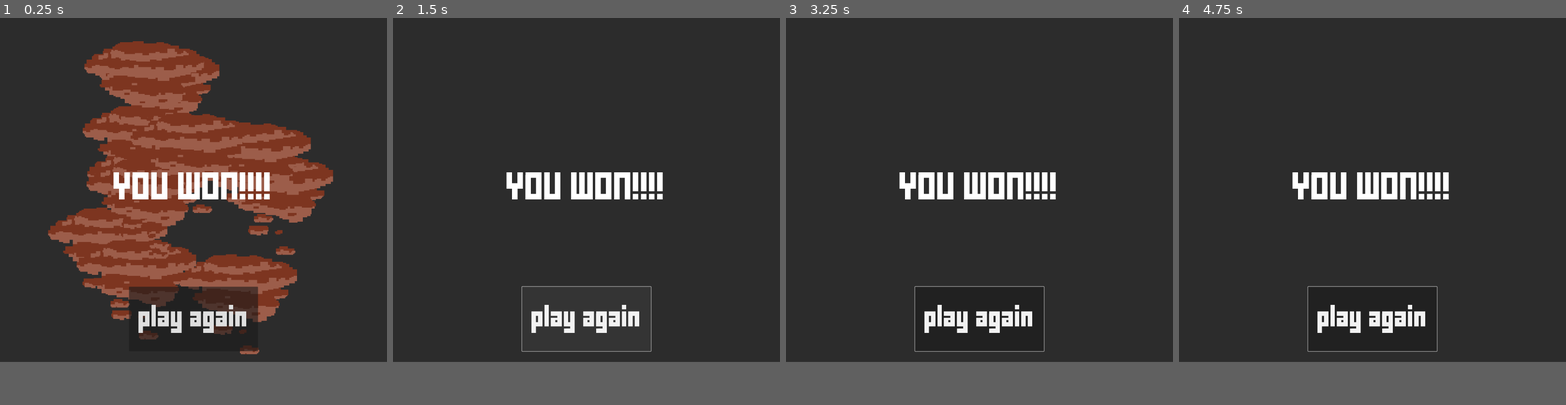
Above: before the commit, frames 1-4 (left to right).
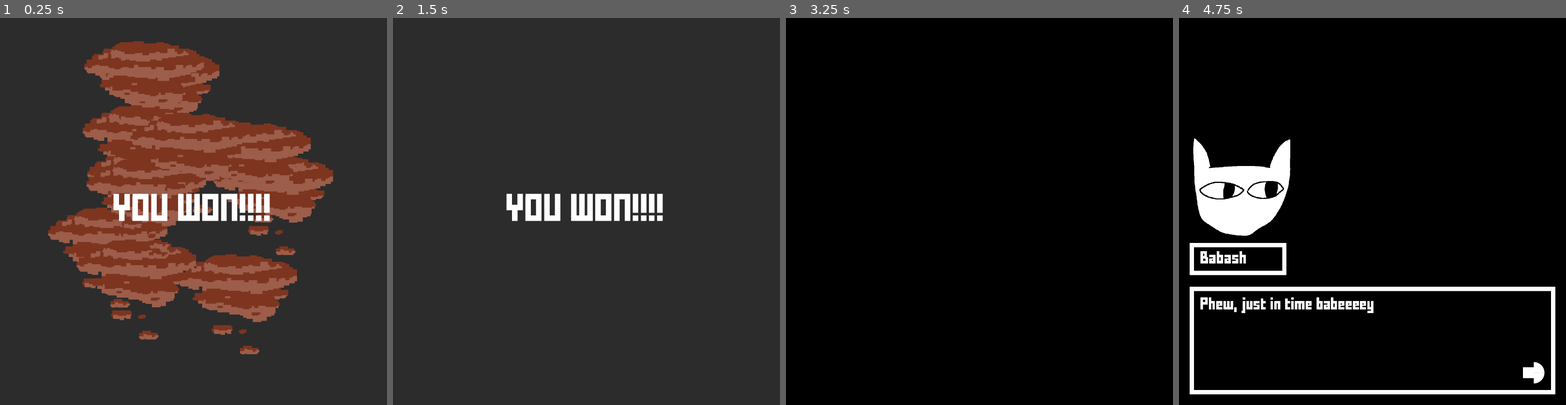
Above: after the commit, the same moments.

Repository: IslamRustamov/being_late
Game: Godot game, scene res://components/win/win.tscn
Two runs of this game, one before a commit and one after it. Both use one fixed random seed, a clock stepped at 60 frames per second and the inputs below. This scene is started directly instead of the project's main scene. Sound files missing from this copy of the repository are replaced by a short silence.
Inputs (mouse positions are in pixels of both pictures, inside the frame that each line leads up to):
- Up to frame 1 (0.25 s): no input
- Up to frame 2 (1.5 s): click (586, 319) at 0.5 s, where only the run before the commit has a clickable "play again"; click (586, 319) at 1.25 s, where only the run before the commit has a clickable "play again"
- Up to frame 3 (3.25 s): click (979, 319) at 2 s, where only the run before the commit has a clickable "play again"; tap Enter at 2.75 s; move the mouse to (1064, 172) at 2.77 s; press the mouse at (1064, 172) at 2.78 s
- Up to frame 4 (4.75 s): tap Space at 3.5 s; move the mouse to (1295, 207) at 3.52 s; release the mouse at (1295, 207) at 3.53 s; click (1295, 207) at 3.6 s; move the mouse to (1411, 114) at 4.27 s; press the mouse at (1411, 114) at 4.28 s
In our replay, the window is 800x711 before the commit and 800x800 after it. These sizes can differ from the game's own. Grey fills any space a smaller window leaves; there, only what the larger window draws over its background counts as a difference.

The runs differ from the first frame. In frame 1, 5.9% of the frame differs, in the area x 12-85%, y 24-87%; in frame 2, 4.2%; in frame 3, 89%; in frame 4, 90%, in the area x 0-100%, y 0-98%.

Commit message:
finalise the game

Diff:
--- a/components/win/win.gd
+++ b/components/win/win.gd
@@ -1,14 +1,19 @@
 extends Control
 class_name Win
 
-signal restart
-
 @onready var explosion = $AnimatedSprite2D
 @onready var player = $AudioStreamPlayer2D
+@onready var timer = $Timer
 
 var explosions = []
 
 func _ready():
+	timer.one_shot = true
+
+	timer.wait_time = 3
+
+	timer.start()
+
 	explosion.position = Vector2(randi_range(400, 1400), randi_range(400, 1400))
 
 	explosions.push_back(explosion)
@@ -30,10 +35,10 @@
 
 	explosion.connect("animation_finished", _on_animation_finish)
 
-func _on_button_pressed():
-	restart.emit()
-
-
 func _on_animation_finish():
 	for explosion_node in explosions:
 		explosion_node.queue_free()
+
+
+func _on_timer_timeout():
+	get_tree().change_scene_to_file("res://levels/pre_end/pre_end.tscn")
--- a/components/win/win.tscn
+++ b/components/win/win.tscn
@@ -99,29 +99,6 @@
 theme_override_font_sizes/font_size = 100
 text = "YOU WON!!!!"
 
-[node name="MarginContainer" type="MarginContainer" parent="."]
-z_index = 1
-layout_mode = 1
-anchors_preset = 7
-anchor_left = 0.5
-anchor_top = 1.0
-anchor_right = 0.5
-anchor_bottom = 1.0
-offset_left = -300.0
-offset_top = -350.0
-offset_right = 300.0
-grow_horizontal = 2
-grow_vertical = 0
-theme_override_constants/margin_bottom = 50
-
-[node name="Button" type="Button" parent="MarginContainer"]
-custom_minimum_size = Vector2(600, 300)
-layout_mode = 2
-mouse_default_cursor_shape = 2
-theme_override_fonts/font = ExtResource("1_nc1ce")
-theme_override_font_sizes/font_size = 80
-text = "play again"
-
 [node name="AnimatedSprite2D" type="AnimatedSprite2D" parent="."]
 position = Vector2(417, 816)
 scale = Vector2(5, 5)
@@ -130,4 +107,6 @@
 [node name="AudioStreamPlayer2D" type="AudioStreamPlayer2D" parent="."]
 stream = ExtResource("15_s5pi6")
 
-[connection signal="pressed" from="MarginContainer/Button" to="." method="_on_button_pressed"]
+[node name="Timer" type="Timer" parent="."]
+
+[connection signal="timeout" from="Timer" to="." method="_on_timer_timeout"]
--- /dev/null
+++ b/levels/end/end.gd
@@ -0,0 +1,57 @@
+extends Control
+class_name End
+
+@onready var player = $AudioStreamPlayer2D
+@onready var label = $Panel/Label
+@onready var timer = $Timer
+
+var texts = [
+	"Game by:\nIslam Rustamov\nPerseus the Cat",
+	"Special thanks for testing:\nDashechka\namicabledisaster\nmrjajakes\nReyDahlia",
+	"Onorable menciones",
+	"Numero uno",
+	"well420\n(because he is\nfrom Philippines :fire_emoji:)",
+	"the end :3c"
+]
+
+var current_text_index = 0
+
+func _ready():
+	timer.one_shot = true
+
+	timer.wait_time = 3
+
+
+	player.play()
+
+	label.text = texts[current_text_index]
+
+	var tween = get_tree().create_tween()
+
+	tween.tween_property(label, "self_modulate:a", 1, 2)
+	tween.tween_interval(2)
+	tween.chain().tween_property(label, "self_modulate:a", 0, 2)
+	tween.tween_callback(go_to_next_text)
+
+	tween.play()
+
+func go_to_next_text():
+	current_text_index += 1
+
+	if current_text_index > texts.size() - 1:
+		timer.start()
+		return
+
+	label.text = texts[current_text_index]
+
+	var tween = get_tree().create_tween()
+
+	tween.tween_property(label, "self_modulate:a", 1, 2)
+	tween.tween_interval(2)
+	tween.chain().tween_property(label, "self_modulate:a", 0, 2)
+	tween.tween_callback(go_to_next_text)
+
+	tween.play()
+
+func _on_timer_timeout():
+	get_tree().change_scene_to_file("res://levels/intro/intro.tscn")
--- /dev/null
+++ b/levels/end/end.tscn
@@ -0,0 +1,55 @@
+[gd_scene load_steps=5 format=3 uid="uid://cob45jahvonlg"]
+
+[ext_resource type="Script" path="res://levels/end/end.gd" id="1_xd1gb"]
+[ext_resource type="FontFile" uid="uid://bw2kmoygcoqte" path="res://assets/font/fffforward.ttf" id="2_kclef"]
+[ext_resource type="AudioStream" uid="uid://c4kt0aqcy52qw" path="res://assets/sounds/whistle_song.mp3" id="2_yrjke"]
+
+[sub_resource type="StyleBoxFlat" id="StyleBoxFlat_pspu8"]
+bg_color = Color(7.14195e-08, 0.628103, 0.986203, 1)
+
+[node name="End" type="Control"]
+layout_mode = 3
+anchors_preset = 15
+anchor_right = 1.0
+anchor_bottom = 1.0
+grow_horizontal = 2
+grow_vertical = 2
+script = ExtResource("1_xd1gb")
+
+[node name="Panel" type="Panel" parent="."]
+layout_mode = 1
+anchors_preset = 15
+anchor_right = 1.0
+anchor_bottom = 1.0
+grow_horizontal = 2
+grow_vertical = 2
+theme_override_styles/panel = SubResource("StyleBoxFlat_pspu8")
+
+[node name="Label" type="Label" parent="Panel"]
+self_modulate = Color(1, 1, 1, 0)
+layout_mode = 1
+anchors_preset = 8
+anchor_left = 0.5
+anchor_top = 0.5
+anchor_right = 0.5
+anchor_bottom = 0.5
+offset_left = -36.5
+offset_top = -11.5
+offset_right = 36.5
+offset_bottom = 11.5
+grow_horizontal = 2
+grow_vertical = 2
+theme_override_constants/line_spacing = 34
+theme_override_fonts/font = ExtResource("2_kclef")
+theme_override_font_sizes/font_size = 70
+text = "Game by:
+Islam Rustamov
+Perseus the Cat"
+horizontal_alignment = 1
+
+[node name="AudioStreamPlayer2D" type="AudioStreamPlayer2D" parent="."]
+stream = ExtResource("2_yrjke")
+
+[node name="Timer" type="Timer" parent="."]
+
+[connection signal="timeout" from="Timer" to="." method="_on_timer_timeout"]
--- a/levels/intro/intro.gd
+++ b/levels/intro/intro.gd
@@ -84,8 +84,6 @@
 
 	printing_timer.wait_time = 0.02
 
-	print(get_viewport().get_visible_rect().size)
-
 func _on_arrow_gui_input(event):
 	if event.is_action_pressed("left_click"):
 		process_text()
--- a/levels/main/level.gd
+++ b/levels/main/level.gd
@@ -98,8 +98,6 @@
 
 	win_node = win_scene.instantiate()
 
-	win_node.connect("restart", _on_restart)
-
 	add_child(win_node)
 
 func _on_countdowner_time_out():
--- /dev/null
+++ b/levels/pre_end/pre_end.gd
@@ -0,0 +1,140 @@
+extends Control
+class_name PreEnd
+
+@onready var timer = $Timer
+@onready var printing_timer = $PrintingTimer
+@onready var container = $Panel/VBoxContainer
+@onready var arrow = $Panel/Arrow
+@onready var text_label = $Panel/VBoxContainer/MarginContainer/Panel/MarginContainer/TextLabel
+@onready var name_label = $Panel/VBoxContainer/MarginContainer2/Panel/MarginContainer/NameLabel
+@onready var sprite = $Panel/VBoxContainer/MarginContainer3/Control/CharacterSprite
+@onready var inner_sprite = $Panel/VBoxContainer/MarginContainer3/Control/CharacterSprite2
+@onready var babash_player = $BabashPlayer
+@onready var moan_player = $AudioStreamPlayer2D
+
+var arrow_cursor = load("res://assets/sprites/cursor/cursor_default.png")
+var pointer_cursor = load("res://assets/sprites/cursor/cursor_pointer.png")
+
+var babash = preload("res://assets/sprites/babash_face.png")
+var plankton = preload("res://assets/sprites/plankton.png")
+
+var sound_playing = false
+
+var current_text_index = -1
+
+var current_char_index = 0
+
+var texts = [
+	{
+		"character": "Babash",
+		"text": "Phew, just in time babeeeey"
+	},
+	{
+		"character": "Babash",
+		"text": "..."
+	},
+	{
+		"character": "Babash",
+		"text": "Where's everyone?"
+	},
+	{
+		"character": "Babash",
+		"text": "Maybe I came too early? Lemme check..."
+	},
+	{
+		"character": "Babash",
+		"text": "..."
+	},
+	{
+		"character": "Babash",
+		"text": "......"
+	},
+	{
+		"character": "Babash",
+		"text": ".........."
+	},
+	{
+		"character": "Babash",
+		"text": "It's..."
+	},
+	{
+		"character": "Babash",
+		"text": "..."
+	},
+	{
+		"character": "Babash",
+		"text": "It's Sunday..."
+	},
+]
+
+func _ready():
+	Input.set_custom_mouse_cursor(arrow_cursor, Input.CURSOR_ARROW, Vector2(25, 0))
+	Input.set_custom_mouse_cursor(pointer_cursor, Input.CURSOR_POINTING_HAND, Vector2(25, 0))
+
+	container.hide()
+	arrow.hide()
+
+	timer.one_shot = true
+	timer.wait_time = 1
+
+	timer.start()
+
+	printing_timer.wait_time = 0.02
+
+func _on_arrow_gui_input(event):
+	if event.is_action_pressed("left_click"):
+		process_text()
+
+func _on_timer_timeout():
+	container.show()
+
+	process_text()
+
+func process_text():
+	arrow.hide()
+
+	current_text_index += 1
+
+	if current_text_index > texts.size() - 1 || current_text_index < 0:
+		var tween = get_tree().create_tween().set_parallel(true)
+
+		moan_player.play()
+
+		tween.tween_property(sprite, "self_modulate:a", 0, 5)
+		tween.tween_property(inner_sprite, "self_modulate:a", 1, 5)
+		tween.chain().tween_callback(go_to_next_text)
+		return
+
+	var text = texts[current_text_index]
+
+	name_label.text = text["character"]
+
+	sprite.texture = babash
+
+	printing_timer.start()
+
+func _on_printing_timer_timeout():
+	var text = texts[current_text_index]
+
+	text_label.text = text["text"].substr(0, current_char_index)
+
+	current_char_index += 1
+
+	if !sound_playing:
+		sound_playing = true
+
+		babash_player.play()
+
+	if current_char_index == text["text"].length() + 1:
+		printing_timer.stop()
+		current_char_index = 0
+		arrow.show()
+
+func _on_babash_player_finished():
+	sound_playing = false
+
+func _on_papash_player_finished():
+	sound_playing = false
+
+func go_to_next_text():
+	get_tree().change_scene_to_file("res://levels/end/end.tscn")
--- /dev/null
+++ b/levels/pre_end/pre_end.tscn
@@ -0,0 +1,227 @@
+[gd_scene load_steps=13 format=3 uid="uid://d17668f27hd6n"]
+
+[ext_resource type="Script" path="res://levels/pre_end/pre_end.gd" id="1_blobh"]
+[ext_resource type="Texture2D" uid="uid://b8v0yrf3cw04o" path="res://assets/sprites/babash_face.png" id="1_x7xgt"]
+[ext_resource type="FontFile" uid="uid://bw2kmoygcoqte" path="res://assets/font/fffforward.ttf" id="2_re2u6"]
+[ext_resource type="AudioStream" uid="uid://cut3x5gqosqvi" path="res://assets/sounds/babash_voice.wav" id="3_vqxqr"]
+[ext_resource type="Texture2D" uid="uid://d2qqg8n3h3you" path="res://assets/sprites/plankton.png" id="5_mom1k"]
+[ext_resource type="AudioStream" uid="uid://dpoelauxv0ery" path="res://assets/sounds/moan.ogg" id="6_6wv0l"]
+
+[sub_resource type="StyleBoxFlat" id="StyleBoxFlat_xouei"]
+bg_color = Color(0, 0, 0, 1)
+
+[sub_resource type="StyleBoxFlat" id="StyleBoxFlat_3vpas"]
+bg_color = Color(0.6, 0.6, 0.6, 0)
+border_width_left = 20
+border_width_top = 20
+border_width_right = 20
+border_width_bottom = 20
+border_color = Color(1, 1, 1, 1)
+
+[sub_resource type="StyleBoxFlat" id="StyleBoxFlat_s1cbs"]
+bg_color = Color(0.6, 0.6, 0.6, 0)
+border_width_left = 20
+border_width_top = 20
+border_width_right = 20
+border_width_bottom = 20
+border_color = Color(1, 1, 1, 1)
+
+[sub_resource type="StyleBoxFlat" id="StyleBoxFlat_6ifnd"]
+bg_color = Color(1, 1, 1, 1)
+
+[sub_resource type="StyleBoxFlat" id="StyleBoxFlat_tcpnf"]
+bg_color = Color(1, 1, 1, 1)
+corner_radius_top_right = 1000
+
+[sub_resource type="StyleBoxFlat" id="StyleBoxFlat_rq66p"]
+bg_color = Color(1, 1, 1, 1)
+corner_radius_bottom_right = 1000
+
+[node name="PreEnd" type="Control"]
+layout_mode = 3
+anchors_preset = 15
+anchor_right = 1.0
+anchor_bottom = 1.0
+grow_horizontal = 2
+grow_vertical = 2
+script = ExtResource("1_blobh")
+
+[node name="Panel" type="Panel" parent="."]
+layout_mode = 1
+anchors_preset = 15
+anchor_right = 1.0
+anchor_bottom = 1.0
+grow_horizontal = 2
+grow_vertical = 2
+theme_override_styles/panel = SubResource("StyleBoxFlat_xouei")
+
+[node name="VBoxContainer" type="VBoxContainer" parent="Panel"]
+layout_mode = 1
+anchors_preset = 12
+anchor_top = 1.0
+anchor_right = 1.0
+anchor_bottom = 1.0
+offset_top = -600.0
+grow_horizontal = 2
+grow_vertical = 0
+
+[node name="MarginContainer3" type="MarginContainer" parent="Panel/VBoxContainer"]
+layout_mode = 2
+theme_override_constants/margin_left = 50
+
+[node name="Control" type="Control" parent="Panel/VBoxContainer/MarginContainer3"]
+custom_minimum_size = Vector2(2.08165e-12, 500)
+layout_mode = 2
+
+[node name="CharacterSprite2" type="Sprite2D" parent="Panel/VBoxContainer/MarginContainer3/Control"]
+self_modulate = Color(1, 1, 1, 0)
+scale = Vector2(0.7, 0.7)
+texture = ExtResource("5_mom1k")
+centered = false
+
+[node name="CharacterSprite" type="Sprite2D" parent="Panel/VBoxContainer/MarginContainer3/Control"]
+texture = ExtResource("1_x7xgt")
+centered = false
+
+[node name="MarginContainer2" type="MarginContainer" parent="Panel/VBoxContainer"]
+layout_mode = 2
+theme_override_constants/margin_left = 50
+
+[node name="Panel" type="Panel" parent="Panel/VBoxContainer/MarginContainer2"]
+custom_minimum_size = Vector2(450, 150)
+layout_mode = 2
+size_flags_horizontal = 0
+theme_override_styles/panel = SubResource("StyleBoxFlat_3vpas")
+
+[node name="MarginContainer" type="MarginContainer" parent="Panel/VBoxContainer/MarginContainer2/Panel"]
+layout_mode = 1
+anchors_preset = 15
+anchor_right = 1.0
+anchor_bottom = 1.0
+grow_horizontal = 2
+grow_vertical = 2
+theme_override_constants/margin_left = 50
+theme_override_constants/margin_top = 50
+theme_override_constants/margin_right = 50
+theme_override_constants/margin_bottom = 50
+
+[node name="NameLabel" type="Label" parent="Panel/VBoxContainer/MarginContainer2/Panel/MarginContainer"]
+layout_mode = 2
+theme_override_fonts/font = ExtResource("2_re2u6")
+theme_override_font_sizes/font_size = 47
+text = "Babash"
+
+[node name="MarginContainer" type="MarginContainer" parent="Panel/VBoxContainer"]
+custom_minimum_size = Vector2(2.08165e-12, 600)
+layout_mode = 2
+theme_override_constants/margin_left = 50
+theme_override_constants/margin_top = 50
+theme_override_constants/margin_right = 50
+theme_override_constants/margin_bottom = 50
+
+[node name="Panel" type="Panel" parent="Panel/VBoxContainer/MarginContainer"]
+layout_mode = 2
+theme_override_styles/panel = SubResource("StyleBoxFlat_s1cbs")
+
+[node name="MarginContainer" type="MarginContainer" parent="Panel/VBoxContainer/MarginContainer/Panel"]
+layout_mode = 1
+anchors_preset = 15
+anchor_right = 1.0
+anchor_bottom = 1.0
+offset_left = -50.0
+offset_top = -25.0
+offset_right = 50.0
+offset_bottom = 25.0
+grow_horizontal = 2
+grow_vertical = 2
+theme_override_constants/margin_left = 100
+theme_override_constants/margin_top = 80
+theme_override_constants/margin_right = 50
+theme_override_constants/margin_bottom = 50
+
+[node name="TextLabel" type="Label" parent="Panel/VBoxContainer/MarginContainer/Panel/MarginContainer"]
+custom_minimum_size = Vector2(1600, 400)
+layout_mode = 2
+size_flags_horizontal = 0
+size_flags_vertical = 1
+theme_override_constants/line_spacing = 33
+theme_override_fonts/font = ExtResource("2_re2u6")
+theme_override_font_sizes/font_size = 45
+autowrap_mode = 2
+
+[node name="Arrow" type="MarginContainer" parent="Panel"]
+layout_mode = 1
+anchors_preset = 3
+anchor_left = 1.0
+anchor_top = 1.0
+anchor_right = 1.0
+anchor_bottom = 1.0
+offset_left = -100.0
+offset_top = -100.0
+grow_horizontal = 0
+grow_vertical = 0
+mouse_default_cursor_shape = 2
+theme_override_constants/margin_right = 100
+theme_override_constants/margin_bottom = 100
+
+[node name="VBoxContainer" type="VBoxContainer" parent="Panel/Arrow"]
+layout_mode = 2
+mouse_default_cursor_shape = 2
+theme_override_constants/separation = 0
+
+[node name="HBoxContainer" type="HBoxContainer" parent="Panel/Arrow/VBoxContainer"]
+layout_mode = 2
+mouse_default_cursor_shape = 2
+theme_override_constants/separation = 0
+
+[node name="Panel2" type="Panel" parent="Panel/Arrow/VBoxContainer/HBoxContainer"]
+custom_minimum_size = Vector2(50, 25)
+layout_mode = 2
+size_flags_vertical = 8
+mouse_filter = 1
+mouse_default_cursor_shape = 2
+theme_override_styles/panel = SubResource("StyleBoxFlat_6ifnd")
+
+[node name="Panel" type="Panel" parent="Panel/Arrow/VBoxContainer/HBoxContainer"]
+custom_minimum_size = Vector2(50, 50)
+layout_mode = 2
+mouse_filter = 1
+mouse_default_cursor_shape = 2
+theme_override_styles/panel = SubResource("StyleBoxFlat_tcpnf")
+
+[node name="HBoxContainer2" type="HBoxContainer" parent="Panel/Arrow/VBoxContainer"]
+layout_mode = 2
+mouse_default_cursor_shape = 2
+theme_override_constants/separation = 0
+
+[node name="Panel2" type="Panel" parent="Panel/Arrow/VBoxContainer/HBoxContainer2"]
+custom_minimum_size = Vector2(50, 25)
+layout_mode = 2
+size_flags_vertical = 0
+mouse_filter = 1
+mouse_default_cursor_shape = 2
+theme_override_styles/panel = SubResource("StyleBoxFlat_6ifnd")
+
+[node name="Panel" type="Panel" parent="Panel/Arrow/VBoxContainer/HBoxContainer2"]
+custom_minimum_size = Vector2(50, 50)
+layout_mode = 2
+mouse_filter = 1
+mouse_default_cursor_shape = 2
+theme_override_styles/panel = SubResource("StyleBoxFlat_rq66p")
+
+[node name="Timer" type="Timer" parent="."]
+
+[node name="PrintingTimer" type="Timer" parent="."]
+
+[node name="BabashPlayer" type="AudioStreamPlayer2D" parent="."]
+stream = ExtResource("3_vqxqr")
+volume_db = -10.0
+
+[node name="AudioStreamPlayer2D" type="AudioStreamPlayer2D" parent="."]
+stream = ExtResource("6_6wv0l")
+volume_db = 13.371
+
+[connection signal="gui_input" from="Panel/Arrow" to="." method="_on_arrow_gui_input"]
+[connection signal="timeout" from="Timer" to="." method="_on_timer_timeout"]
+[connection signal="timeout" from="PrintingTimer" to="." method="_on_printing_timer_timeout"]
+[connection signal="finished" from="BabashPlayer" to="." method="_on_babash_player_finished"]
--- a/project.godot
+++ b/project.godot
@@ -15,13 +15,20 @@
 config/features=PackedStringArray("4.2", "GL Compatibility")
 config/icon="res://icon.svg"
 config/windows_native_icon="res://assets/sprites/babash_face.png"
+run/size/viewport_height=1800
+run/size/viewport_width=1800
+run/stretch/mode="disabled"
+run/stretch/scale=0.5
+run/stretch/aspect="keep"
 
 [display]
 
 window/size/viewport_width=1800
 window/size/viewport_height=1800
-window/size/resizable=false
+window/stretch/mode="viewport"
+window/stretch/aspect="ignore"
 mouse_cursor/tooltip_position_offset=Vector2(2.08165e-12, 2.08165e-12)
+window/main_scene="res://levels/intro/intro.tscn"
 
 [input]
 
Not shown, added: assets/sounds/moan.ogg.import
Not shown, added: assets/sounds/whistle_song.mp3.import
Binary file added: assets/sprites/plankton.png
Not shown, added: assets/sprites/plankton.png.import
Not shown, added: build/index.apple-touch-icon.png.import
Not shown, added: build/index.icon.png.import
Not shown, added: build/index.png.import
Binary file added: new_build/index.apple-touch-icon.png
Not shown, added: new_build/index.apple-touch-icon.png.import
Binary file added: new_build/index.icon.png
Not shown, added: new_build/index.icon.png.import
Binary file added: new_build/index.png
(and 25 more such lines)
